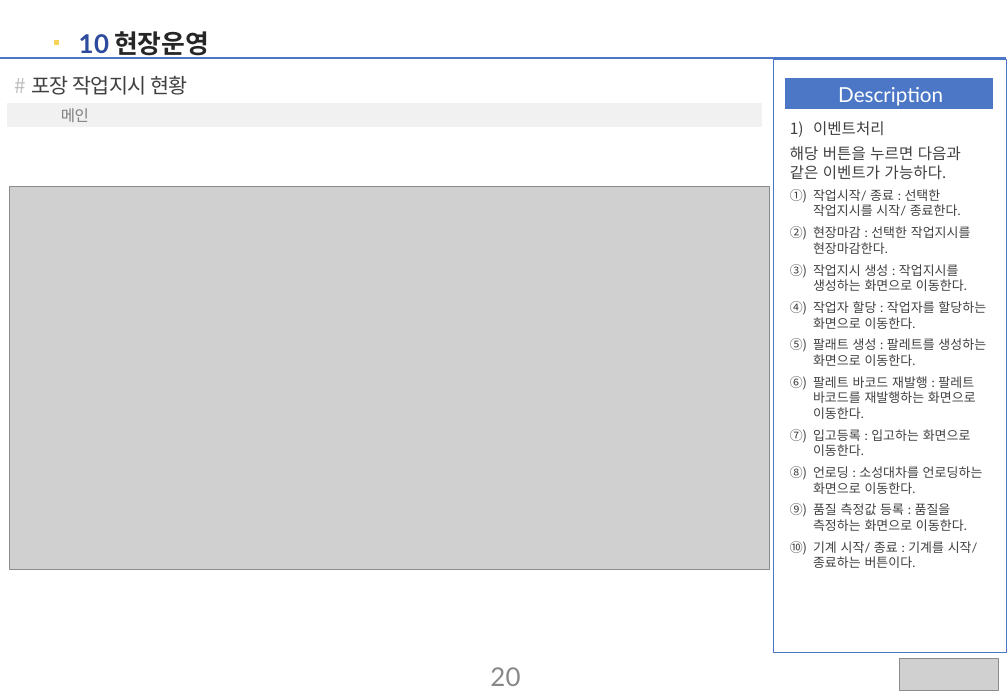
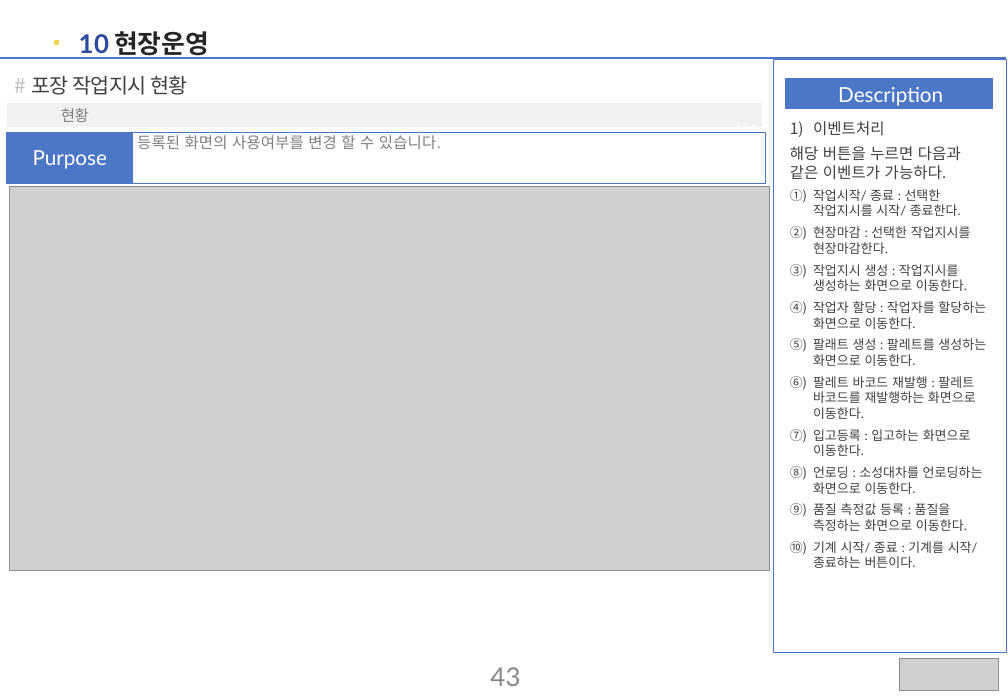
Before and after one commit to Cliedy-s/Team4, a slide deck: slide 43 of source/TEAM4 06 - 발표자료 및 보고서/TEAM4사용자메뉴얼.pptx (slide 20 before the commit). Drawn at 1008x698 pixels with LibreOffice and Linux fonts; fonts in the diff are those of the drawing; grey boxes stand for pictures. Boxes give left, top, right and bottom in pixels: in the first picture for what was removed or moved away, otherwise in the second. Text is boxed around its words. In the diff, an @@ line names an element or a change of style, - is before the commit and + after.

```diff
--- a/source/TEAM4 06 - 발표자료 및 보고서/TEAM4사용자메뉴얼.pptx
+++ b/source/TEAM4 06 - 발표자료 및 보고서/TEAM4사용자메뉴얼.pptx
@@ text at [61,108,89,122]: text changed @@
-메인
+현황
@@ group added at [7,132,765,184]: 2 freeform shapes, 2 texts, 1 ellipse @@
+1
+Purpose
+등록된 화면의 사용여부를 변경 할 수 있습니다.
@@ page number at [490,667,520,686]: text changed @@
-20
+43
```
Also in this commit, not shown: 19 other slides changed, 14 slides added, 56 other files.
